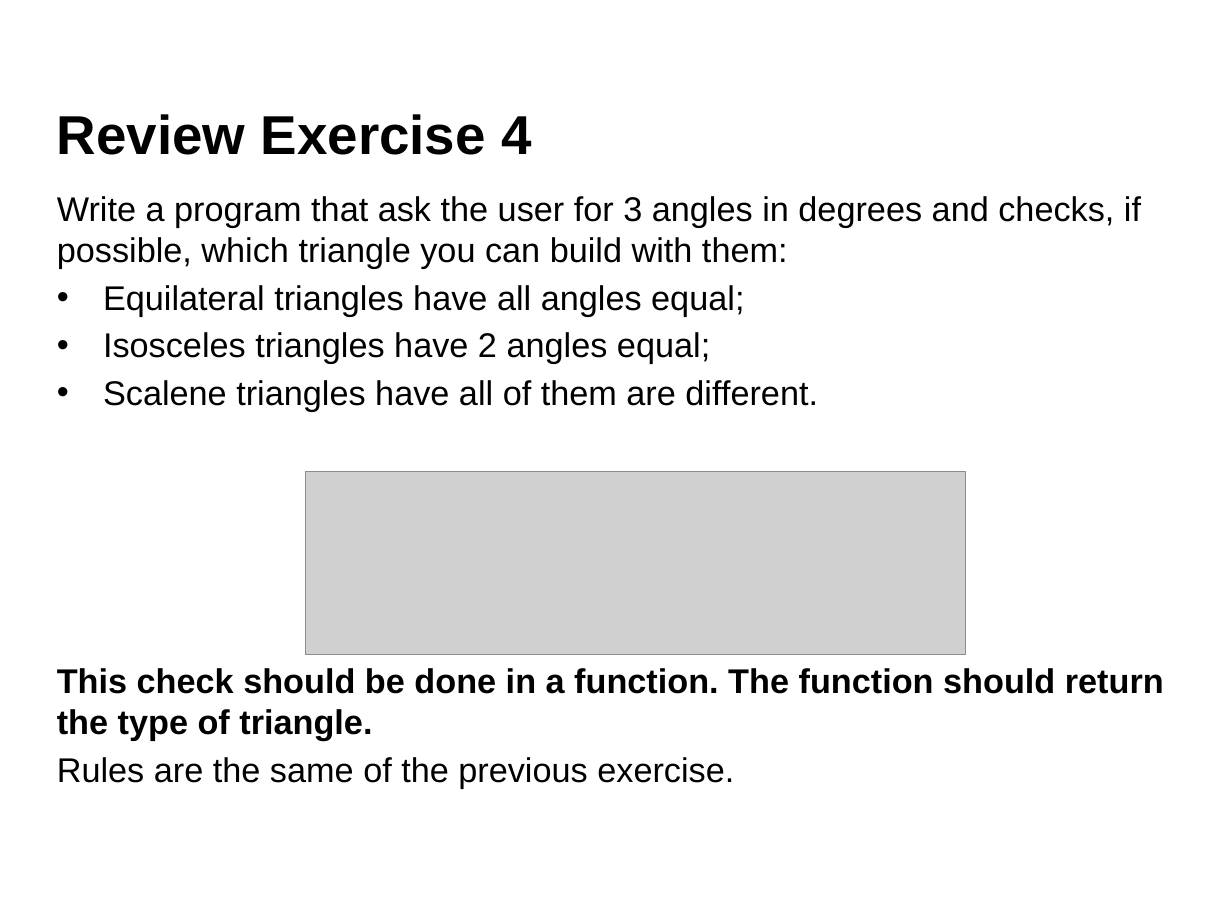
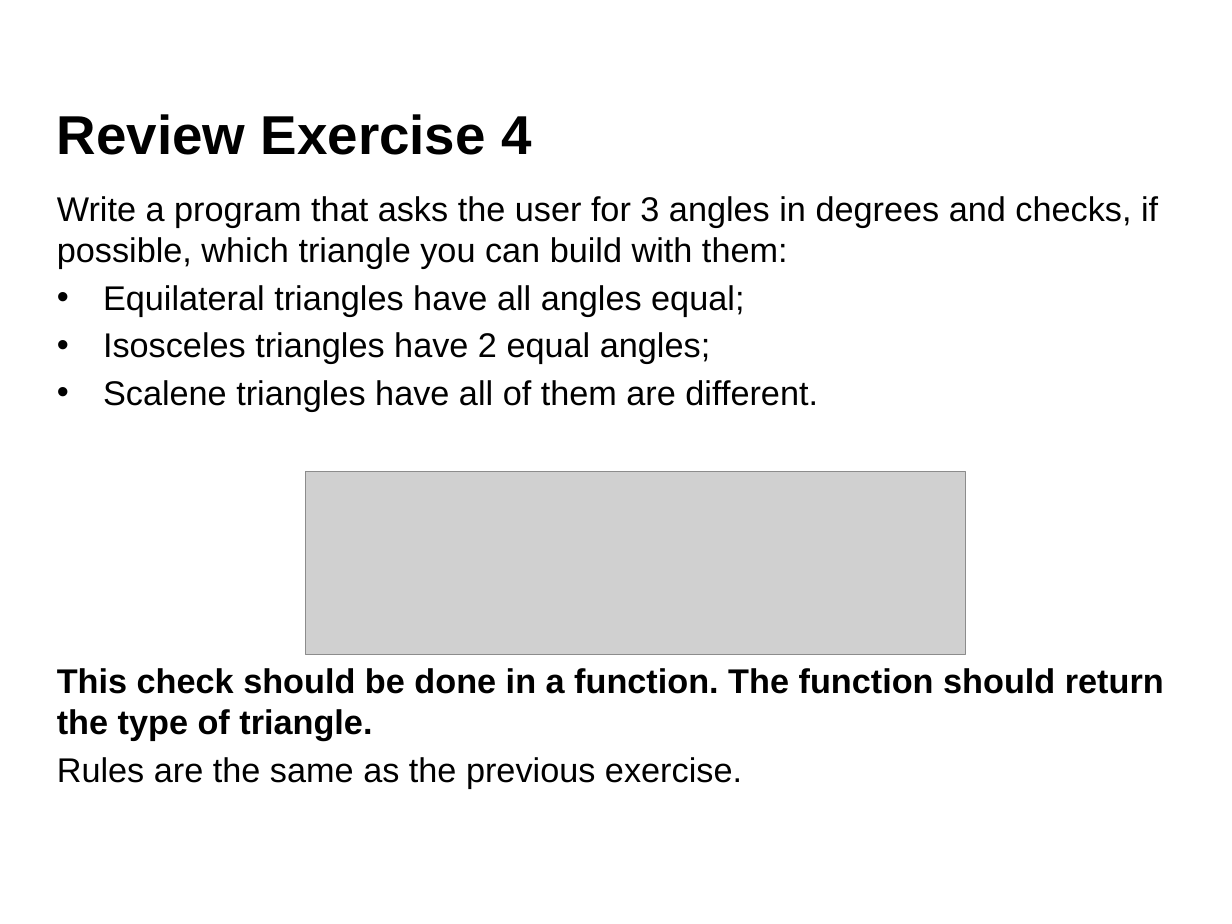
Before and after one commit to aldolipani/CEGE0096, a slide deck: slide 3 of 02 - Week/2 - Solutions.pptx. Drawn at 1232x924 pixels with LibreOffice and Linux fonts; fonts in the diff are those of the drawing; grey boxes stand for pictures; background and template pictures are left out. Boxes give left, top, right and bottom in pixels: in the first picture for what was removed or moved away, otherwise in the second. Text is boxed around its words. In the diff, an @@ line names an element or a change of style, - is before the commit and + after.

```diff
--- a/02 - Week/2 - Solutions.pptx
+++ b/02 - Week/2 - Solutions.pptx
@@ text at [57, 196, 1158, 268]: text changed @@
-Write a program that ask the user for 3 angles in degrees and checks, if possible, which triangle you can build with them:
+Write a program that asks the user for 3 angles in degrees and checks, if possible, which triangle you can build with them:
@@ text at [103, 332, 710, 364]: text changed @@
-• Isosceles triangles have 2 angles equal;
+• Isosceles triangles have 2 equal angles;
@@ text at [57, 757, 742, 788]: text changed @@
-Rules are the same of the previous exercise.
+Rules are the same as the previous exercise.
```
Also in this commit, not shown: 1 other slide changed.
